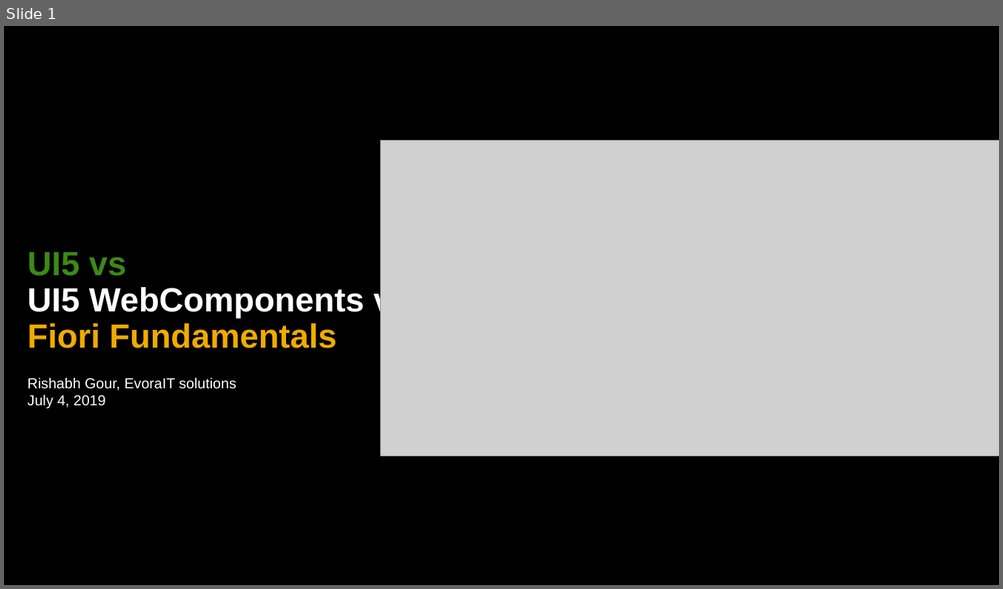
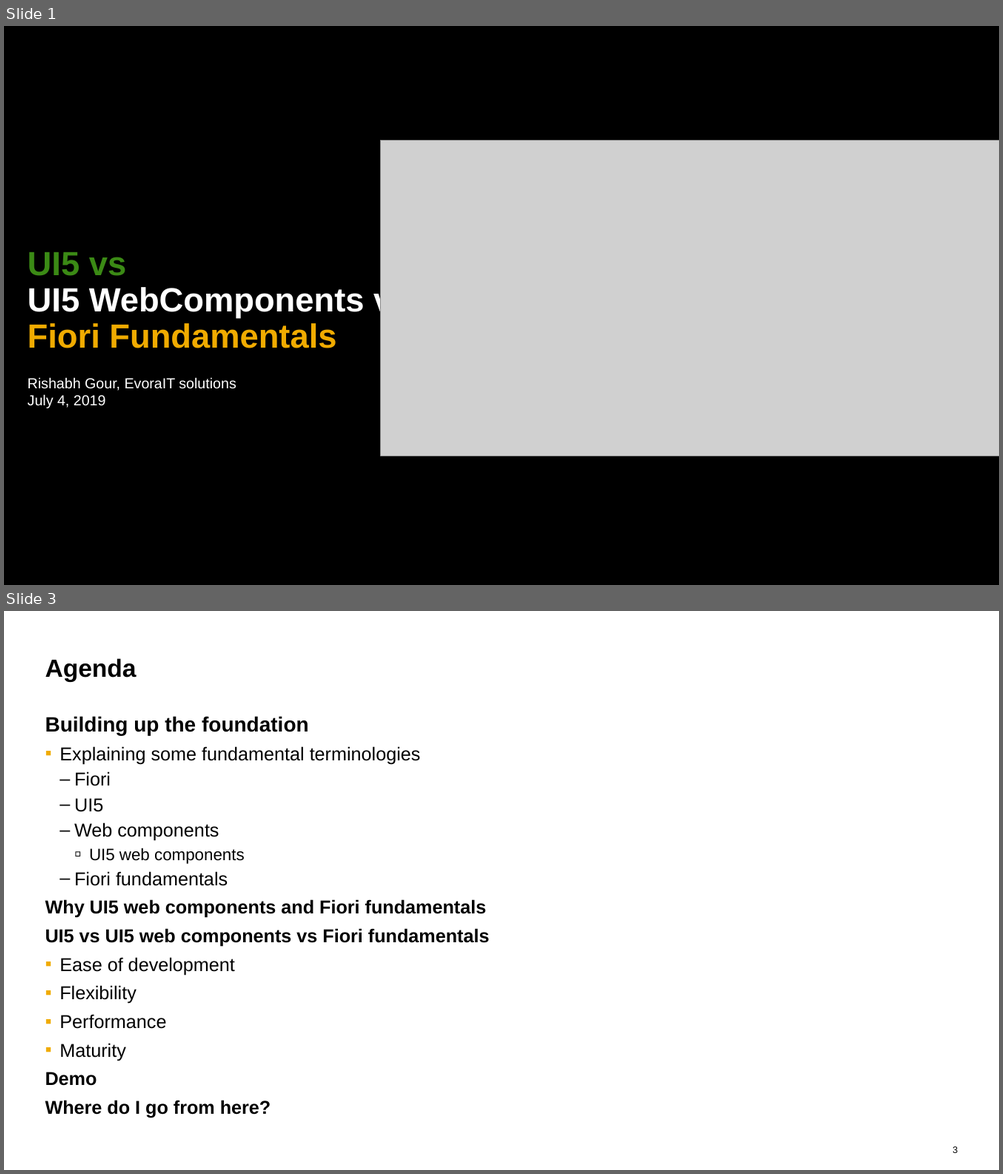
Before and after one commit to rishabh62/UI5con, a slide deck: UI5con.pptx. Shown one above the other, each under a label of ours: slide 1 before the commit, slides 1 and 3 after it; the slides between them are not shown. The pictures are 1003x589 and 1003x1174 pixels, drawn with LibreOffice and Linux fonts; fonts in the diff are those of the drawing; grey boxes stand for pictures. Boxes give left, top, right and bottom in pixels: in the first picture for what was removed or moved away, otherwise in the second. Text is boxed around its words. In the diff, an @@ line names an element or a change of style, - is before the commit and + after.

```diff
--- a/UI5con.pptx
+++ b/UI5con.pptx
@@ slide 3 added at box(4, 611, 999, 1170), background #FFFFFF @@
@@ title added at box(45, 658, 136, 682), 24 pt, text #000000, bold @@
+Agenda
@@ text added at box(45, 716, 489, 1119), 18 pt, text #000000 @@
+Building up the foundation
+  ▪ Explaining some fundamental terminologies
+    – Fiori
+    – UI5
+    – Web components
+      ▫ UI5 web components
+    – Fiori fundamentals
+  Why UI5 web components and Fiori fundamentals
+  UI5 vs UI5 web components vs Fiori fundamentals
+  ▪ Ease of development
+  ▪ Flexibility
+  ▪ Performance
+  ▪ Maturity
+  Demo
+  Where do I go from here?
@@ page number added at box(952, 1147, 957, 1153), 9 pt, text #000000 @@
+3
```
Also in this commit, not shown: 1 slide changed, 15 other slides added, 2 slides removed.
